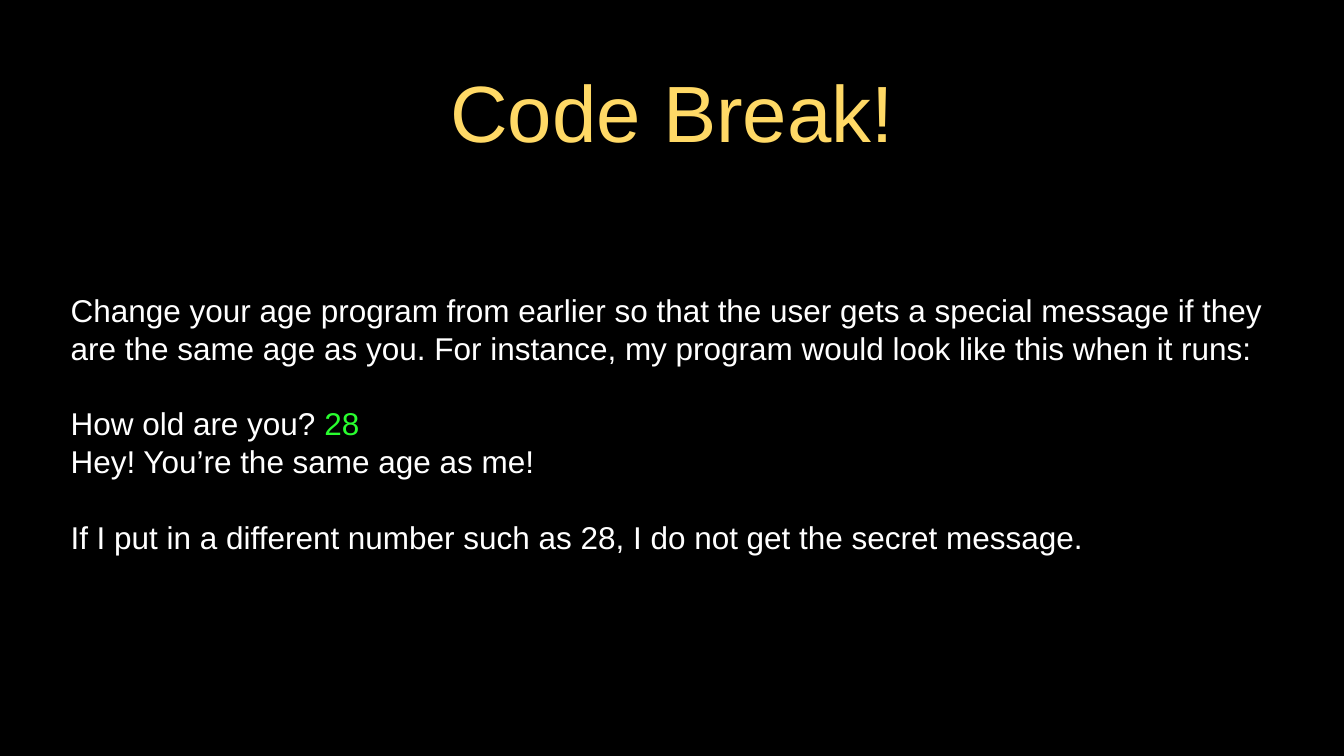
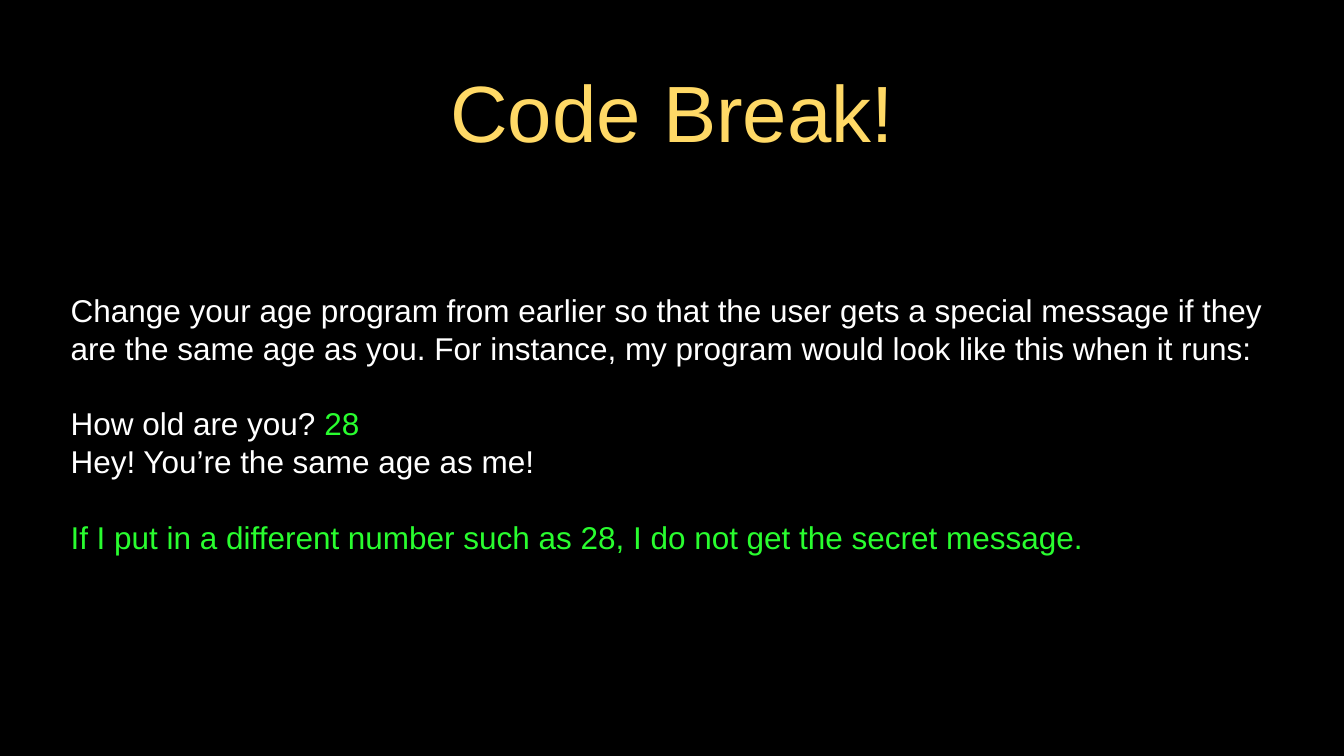
Before and after one commit to jeremypedersen/pythonlearn, a slide deck: slide 40 of slides/Pythonlearn-02-ExpressionsAndConditionals.pptx (slide 39 before the commit). Drawn at 1344x756 pixels with LibreOffice and Linux fonts; fonts in the diff are those of the drawing. Boxes give left, top, right and bottom in pixels: in the first picture for what was removed or moved away, otherwise in the second. Text is boxed around its words. In the diff, an @@ line names an element or a change of style, - is before the commit and + after.

```diff
--- a/slides/Pythonlearn-02-ExpressionsAndConditionals.pptx
+++ b/slides/Pythonlearn-02-ExpressionsAndConditionals.pptx
@@ text at [71,526,1082,555]: text colour #FFFFFF to #29FD2F in "If I put in a different number ..." @@
```
Also in this commit, not shown: 6 other slides changed, 5 slides added, 12 slides removed, 2 other files.
